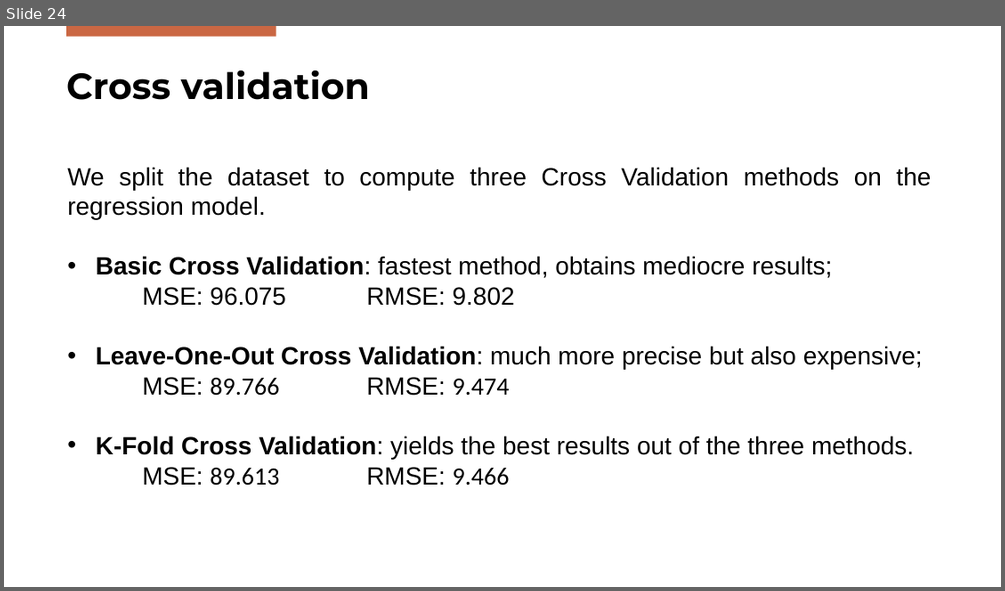
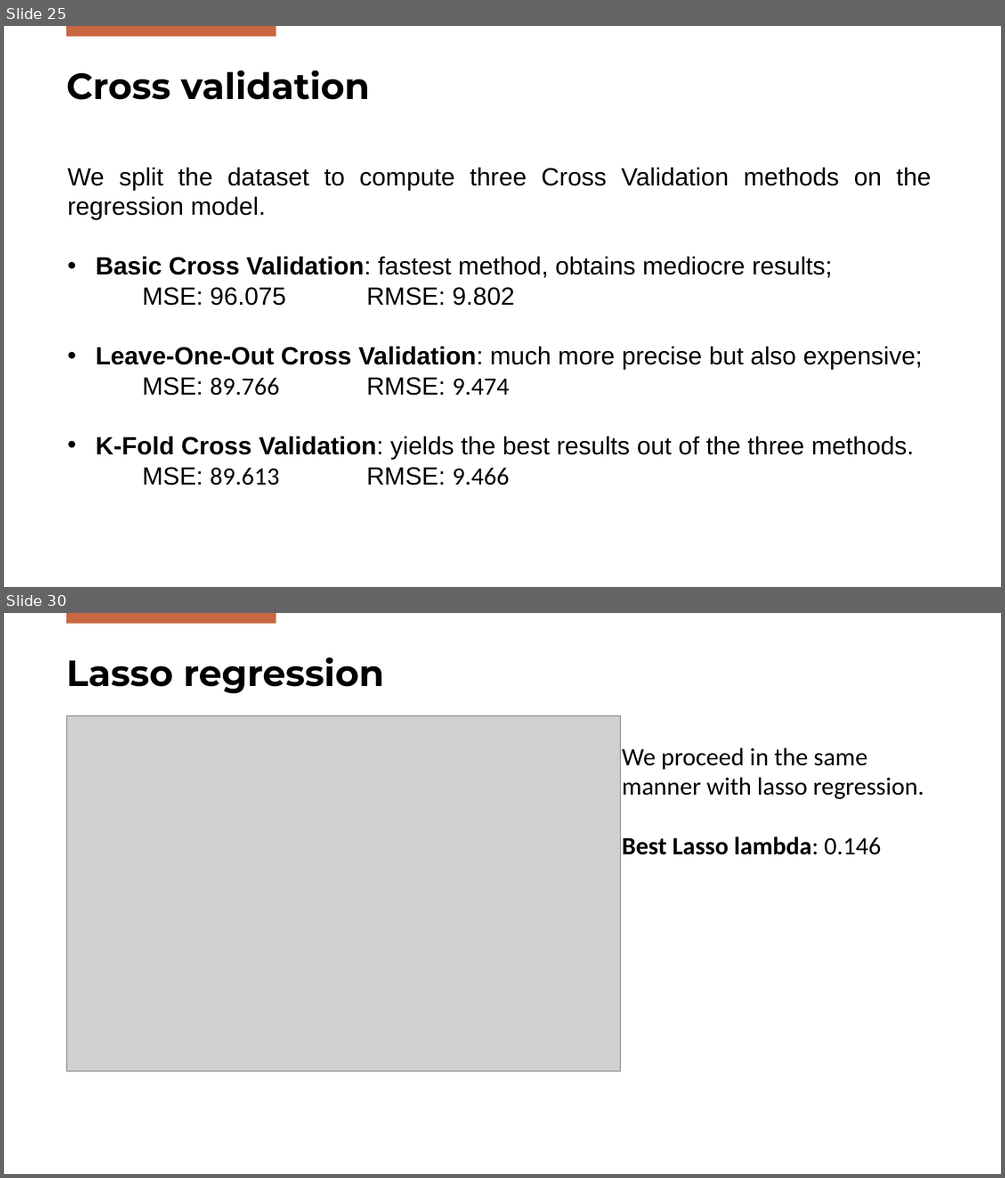
Before and after one commit to DanieleGotti/Food_Delivery_Time_Prediction, a slide deck: Presentazione_Gotti_Mazzoleni.pptx. Shown one above the other, each under a label of ours: slide 24 before the commit, slides 25 and 30 after it; the slides between them are not shown. The pictures are 1005x591 and 1005x1178 pixels, drawn with LibreOffice and Linux fonts; fonts in the diff are those of the drawing; grey boxes stand for pictures; background and template pictures are left out. Boxes give left, top, right and bottom in pixels: in the first picture for what was removed or moved away, otherwise in the second. Text is boxed around its words. In the diff, an @@ line names an element or a change of style, - is before the commit and + after.

```diff
--- a/Presentazione_Gotti_Mazzoleni.pptx
+++ b/Presentazione_Gotti_Mazzoleni.pptx
@@ slide 30 added at [4, 613, 1001, 1174], background #FFFFFF; not listed: 1 template element that a slide beside it also shows @@
@@ title added at [66, 657, 384, 694], 35 pt, text #000000, bold @@
+Lasso regression
@@ picture added at [66, 716, 621, 1071] @@
@@ text added at [622, 747, 924, 855], 24 pt, text #000000 @@
+We proceed in the same manner with lasso regression.
+Best Lasso lambda: 0.146
@@ what was slide 24 is now slide 25 @@
```
Also in this commit, not shown: 2 slides changed, 9 other slides added, 19 other files.
